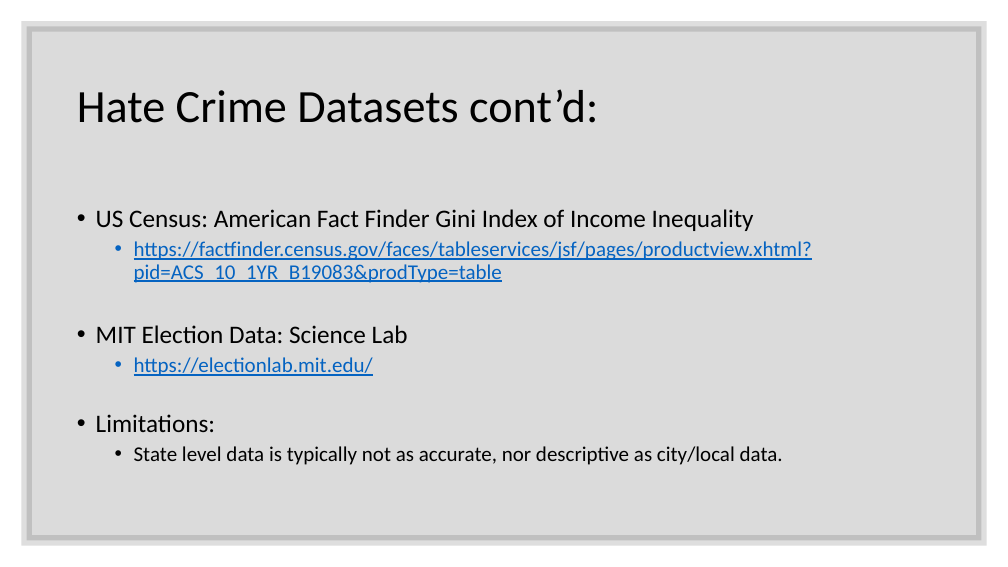
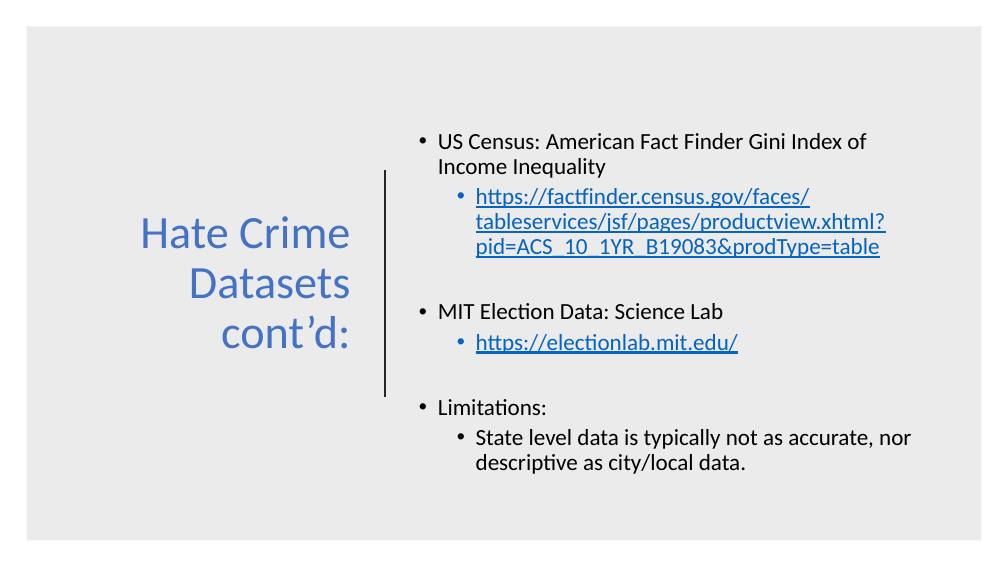
Before and after one commit to ZGrinacoff/Eight-Years-Later, a slide deck: slide 28 of Hate_Crime_Study.pptx (slide 3 before the commit). Drawn at 1008x567 pixels with LibreOffice and Linux fonts; fonts in the diff are those of the drawing. Boxes give left, top, right and bottom in pixels: in the first picture for what was removed or moved away, otherwise in the second. Text is boxed around its words. In the diff, an @@ line names an element or a change of style, - is before the commit and + after.

```diff
--- a/Hate_Crime_Study.pptx
+++ b/Hate_Crime_Study.pptx
@@ rectangle at [26,26,982,541]: fill #000000 at 14% opacity to #000000 at 8% opacity; outline #262626 10 pt to none @@
@@ title "Hate Crime Datasets cont’d:": place and size @@
-title "Hate Crime Datasets cont’d:" at [77,89,598,123]
+title "Hate Crime Datasets cont’d:" at [140,216,351,349]
@@ title "Hate Crime Datasets cont’d:" at [140,216,351,349]: text colour #000000 to #4472C4; alignment left to right @@
@@ text "US Census: American Fact Finder ...": place and size @@
-text "US Census: American Fact Finder ..." at [96,209,812,465]
+text "US Census: American Fact Finder ..." at [438,133,911,474]
@@ text "US Census: American Fact Finder ..." at [438,133,911,474]: size 24 to 22 pt in "US Census: American Fact Finder Gini Index ...", "MIT Election Data: Science Lab", "Limitations:"; size 20 to 22 pt in "https://factfinder.census.gov/faces/tableservices/jsf/pages/ ...", "https://electionlab.mit.edu/", "State level data is typically not as ..."; vertical alignment top to middle @@
@@ line added from (385, 170) to (385, 397), #262626 1.5 pt @@
```
Also in this commit, not shown: 3 other slides changed, 24 slides added, 1 slide removed.
